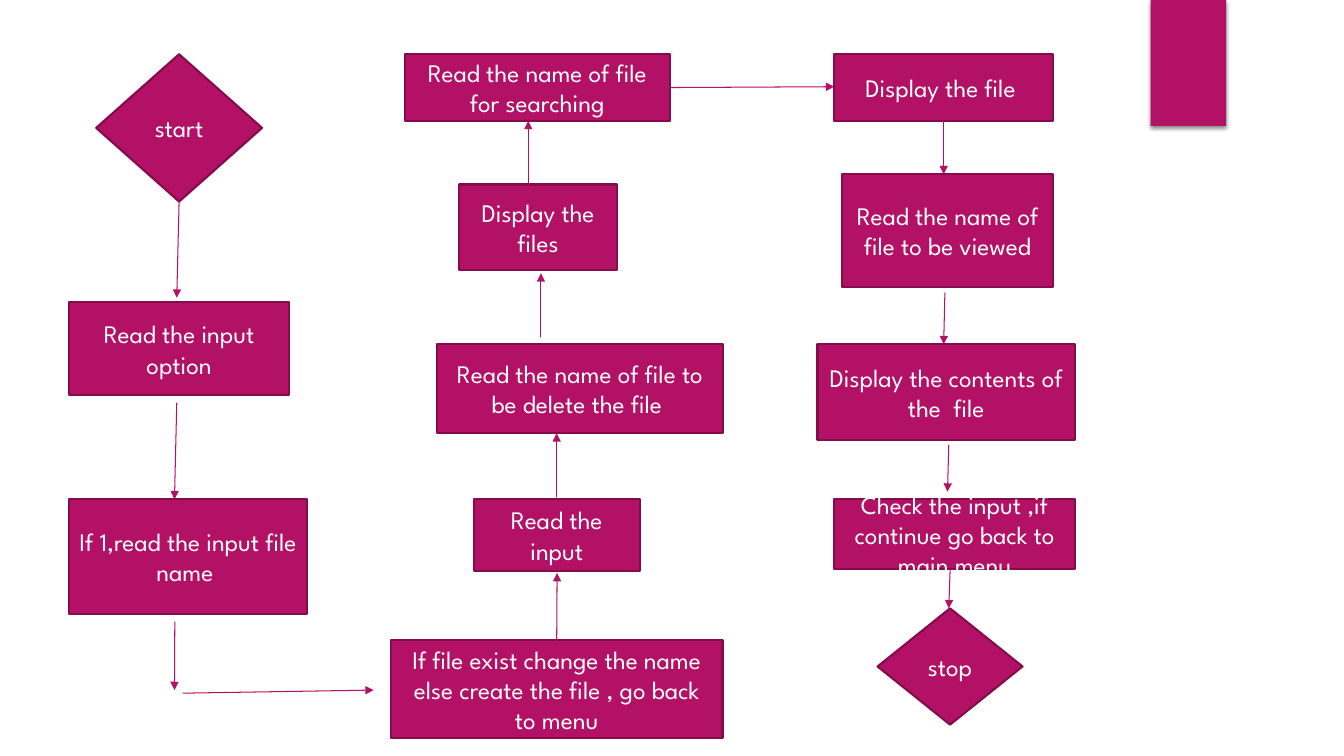
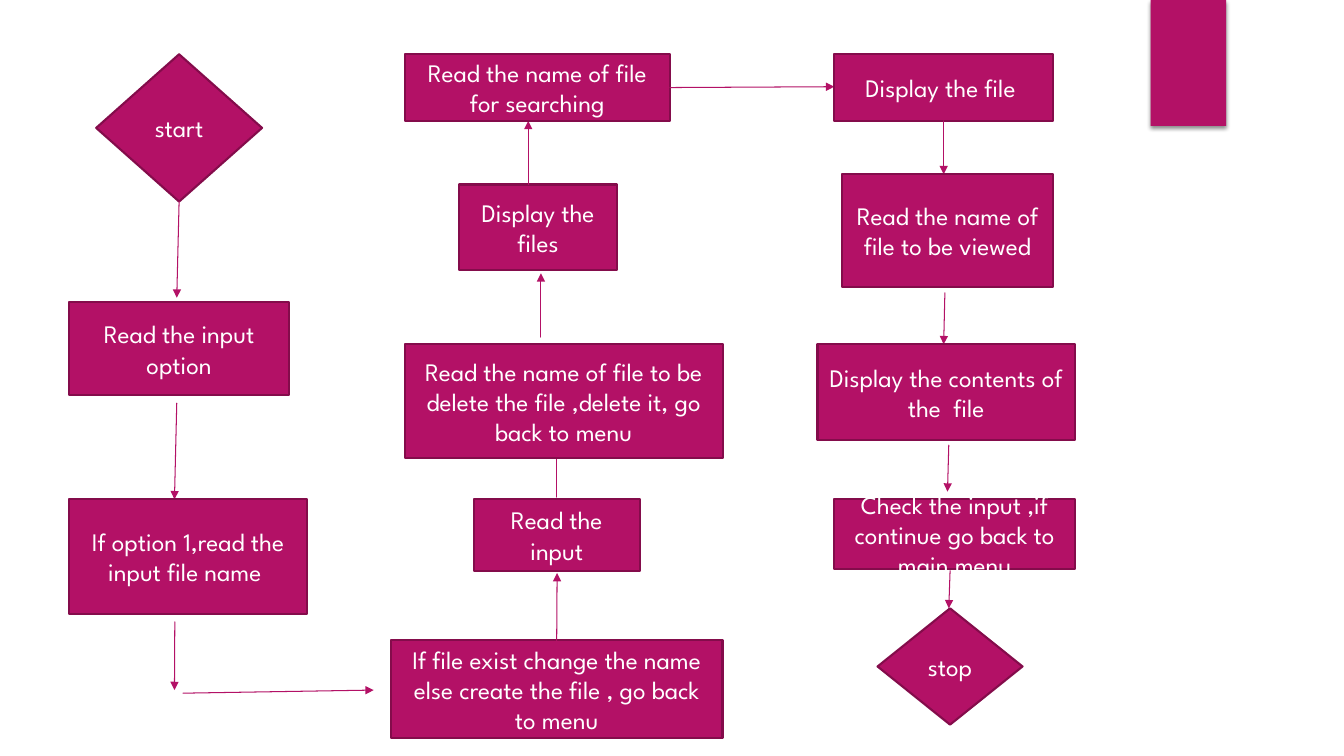
Before and after one commit to swathyrajiv/project_fms, a slide deck: slide 4 of DOC/fms.pptx. Drawn at 1344x756 pixels with LibreOffice and Linux fonts; fonts in the diff are those of the drawing. Boxes give left, top, right and bottom in pixels: in the first picture for what was removed or moved away, otherwise in the second. Text is boxed around its words. In the diff, an @@ line names an element or a change of style, - is before the commit and + after.

```diff
--- a/DOC/fms.pptx
+++ b/DOC/fms.pptx
@@ rectangle "Read the name of file ..." resized from (x1=438, y1=345, x2=723, y2=434) to (x1=405, y1=345, x2=723, y2=459) @@
@@ text in rectangle at (x1=425, y1=363, x2=702, y2=442): text changed @@
-Read the name of file to be delete the file
+Read the name of file to be delete the file ,delete it, go back to menu
@@ text in rectangle at (x1=92, y1=533, x2=284, y2=587): text changed @@
-If 1,read the input file name
+If option 1,read the input file name
```
Also in this commit, not shown: 5 other files.
